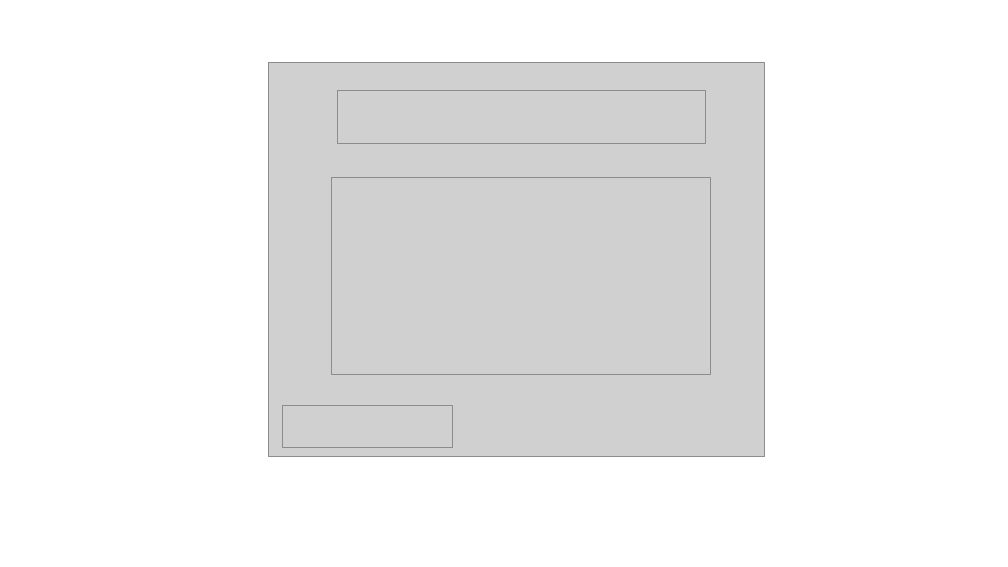
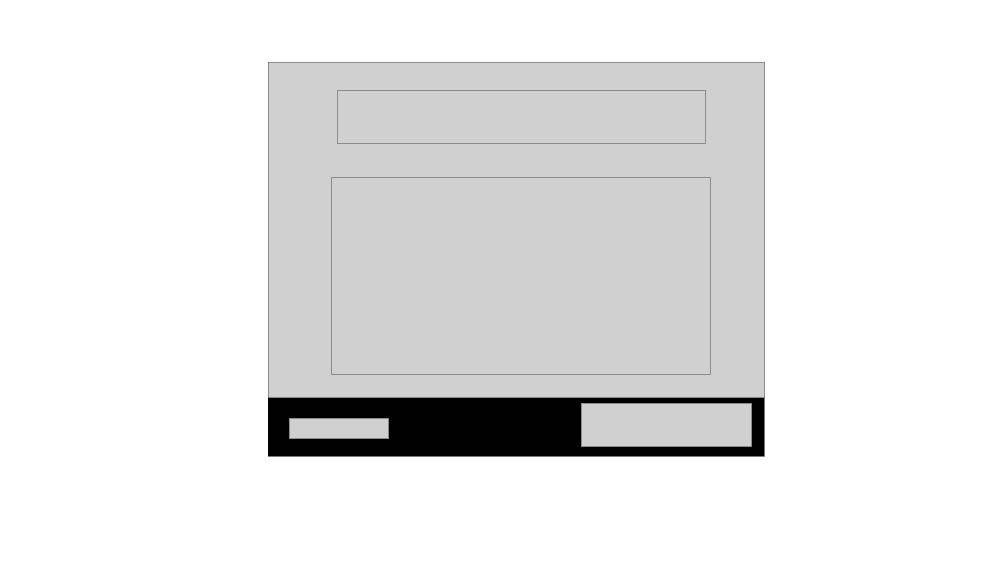
Before and after one commit to FreeTalent-BB/mabool-exelvision, a slide deck: slide 4 of docs/mabool_exelvision_cover.pptx. Drawn at 1008x567 pixels with LibreOffice and Linux fonts; fonts in the diff are those of the drawing; grey boxes stand for pictures. Boxes give left, top, right and bottom in pixels: in the first picture for what was removed or moved away, otherwise in the second. Text is boxed around its words. In the diff, an @@ line names an element or a change of style, - is before the commit and + after.

```diff
--- a/docs/mabool_exelvision_cover.pptx
+++ b/docs/mabool_exelvision_cover.pptx
@@ rectangle added at (268,398,765,456), fill #000000 @@
@@ picture added at (290,419,389,438) @@
@@ picture: place and size @@
-picture at (283,405,452,448)
+picture at (582,404,752,446)
```
Also in this commit, not shown: 6 other files.
